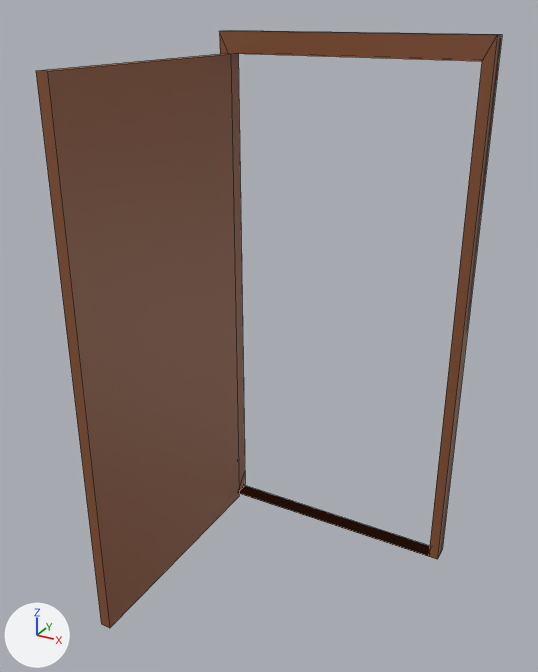
The Blender file assets/Meshes/Door.blend, before and after one commit.
The view is the same before and after, from a camera (50 mm lens) standing at (2.2, -4.99, 4.17) and looking at (-0.05, -0.89, 2.12). The lights are fixed; the arrows at lower left show +X, +Y and +Z. The picture after the commit comes second. Both versions are drawn at frame 15 of the action 'Action'; the numbers are the values there. Mesh edges are drawn as thin lines.

Objects in the first picture: 'Door', 'DoorFrame'.
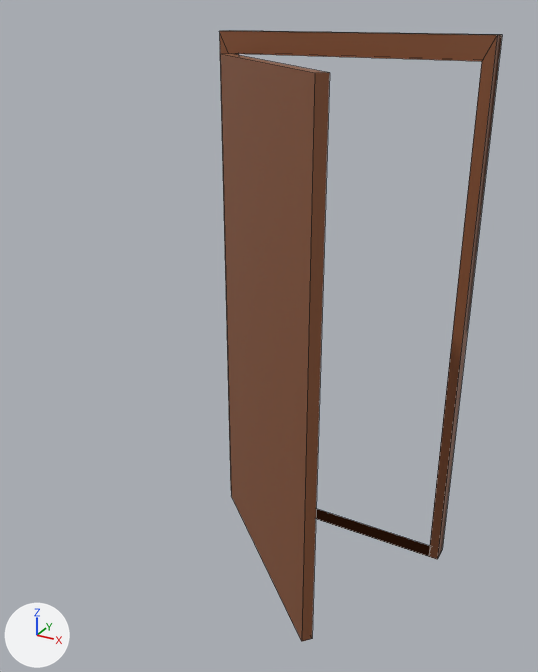
What changed in the scene script:
```text
Change ob_door:
    ob_door.rotation_euler: (0.0, 0.0, 3.142) -> (0.0, 0.0, 3.968)  # degrees (0, 0, 180) -> degrees (0, 0, 227)
```

Boxes [x1, y1, x2, y2] around the edits, measured in the pictures (538 x 672 px):
'Door', turned
    before: [36, 54, 239, 628]
    after: [220, 54, 330, 641]
